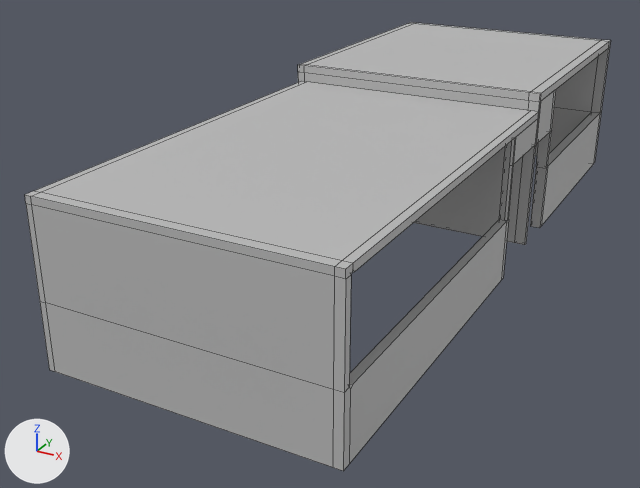
An edit to the FBX model Mother Duck 1.2.2/MotherDuck/Assets/MotherDuckLEVELS/YOUR_WORK_HERE/Meshes/Store 1.fbx, drawn before and after from the same camera.
Rendered twice from a 50 mm lens placed at (14.7, -30.7, 15.3), pointed at (-0.2, -3.6, 1.7). Arrows for +X, +Y and +Z are at lower left; the lights stay in place. Mesh edges are drawn as thin lines. Where no turn or scale is listed for an object, it has been applied to the vertices.

Before the edit, the objects in view are built like this:
```python
me_mesh = bpy.data.meshes.new('Mesh')
me_mesh.from_pydata(...)  # 77 vertices, 64 faces; spans x -3.3..6.5, y -14.7..0.4, z 1.3..6.8
me_mesh.materials.append(mat_lambert1)  # grey #bcbcbc
me_mesh_001 = bpy.data.meshes.new('Mesh.001')
me_mesh_001.from_pydata(...)  # 90 vertices, 87 faces; spans x -3.48..6.53, y 0.46..11.92, z 1.53..7.44
me_mesh_001.materials.append(mat_lambert1)  # grey #bcbcbc
ob_pcube1 = bpy.data.objects.new('pCube1', me_mesh)
ob_pcube1.location = (0.0, 0.0, 0.0)
ob_pcube2 = bpy.data.objects.new('pCube2', me_mesh_001)
ob_pcube2.location = (0.0, 0.0, 0.0)
```
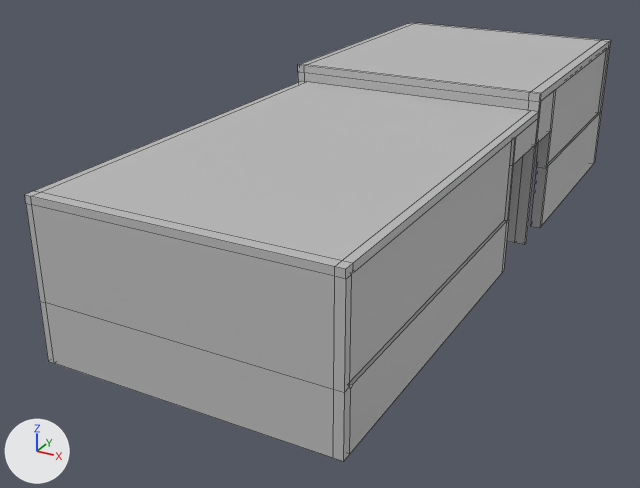
Changed parts and their boxes [x1, y1, x2, y2] in the pictures (640 x 488 px; the box of a moved part takes in the faces that stretch with it):
'pCube1', reshaped: before [25, 81, 539, 471]; after [25, 81, 539, 461]
'pCube3', added: after [349, 141, 511, 382]
'pCube4', added: after [548, 50, 606, 163]
part 1 of me_mesh, moved or reshaped: before [40, 221, 508, 471]; after [40, 221, 508, 461]

What the commit changed:
me_mesh has 77 vertices, 64 faces and spans x -3.3..6.5, y -14.7..0.4, z 1.3..6.8.
me_mesh is used by ob_pcube1; location (0.0, 0.0, 0.0).
me_mesh part 1: all 14 vertices in x -3.3..6.5, y -14.7..0.4, z 1.3 are moved by (0.0, 0.0, 0.3).
Mesh me_mesh_003 is new.
It is a box spanning x 6.3..6.44, y 2.68..11.57, z 4.07..7.14.
It uses material mat_lambert1 (grey #bcbcbc).
Mesh me_mesh_002 is new.
It is a box spanning x 6.3..6.44, y -14.33..-2.32, z 3.55..6.55.
It uses material mat_lambert1 (grey #bcbcbc).
Object 'pCube4' (ob_pcube4) is new; it shows me_mesh_003.
Its location is (0.0, 0.0, 0.0).
Object 'pCube3' (ob_pcube3) is new; it shows me_mesh_002.
Its location is (0.0, 0.0, 0.0).
